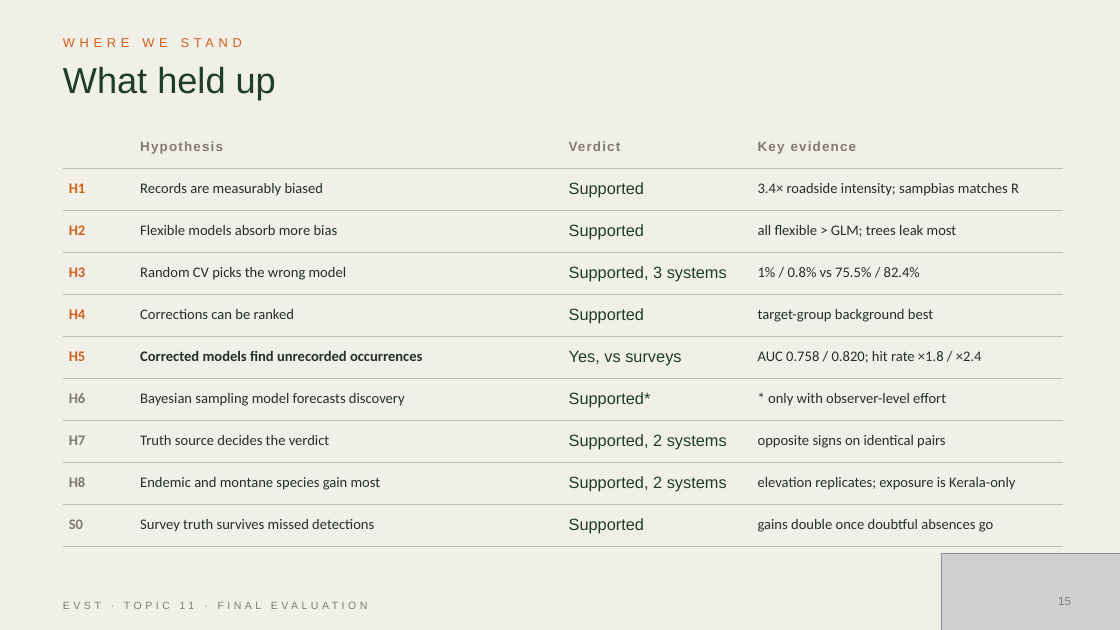
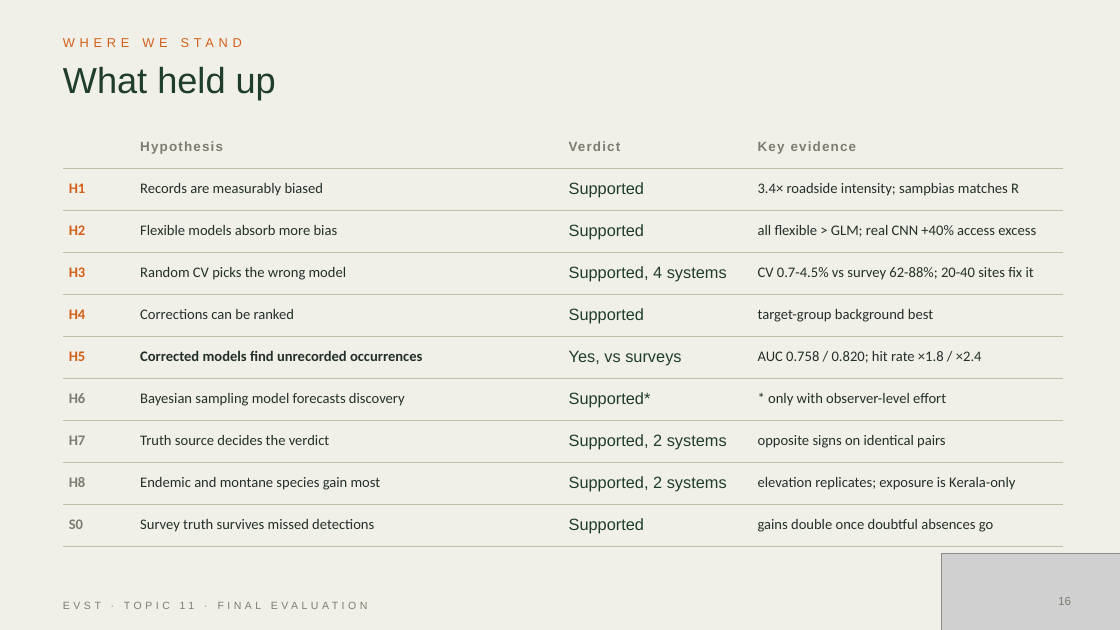
Before and after one commit to Incognius/EVST-Project-Nallagatla-Kingdom, a slide deck: slide 16 of final/EVST_Topic11_Final.pptx (slide 15 before the commit). Drawn at 1120x630 pixels with LibreOffice and Linux fonts; fonts in the diff are those of the drawing; grey boxes stand for pictures; background and template pictures are left out. Boxes give left, top, right and bottom in pixels: in the first picture for what was removed or moved away, otherwise in the second. Text is boxed around its words. In the diff, an @@ line names an element or a change of style, - is before the commit and + after.

Commit message:
Add Europe CNN test and survey-size result to the final deck
Deck goes to 17 slides; explainers updated, including a guide to slides 5, 8, 11, 14 and 15

```diff
--- a/final/EVST_Topic11_Final.pptx
+++ b/final/EVST_Topic11_Final.pptx
@@ table at box(63, 126, 1063, 538) @@
-row 3, column 4: all flexible > GLM; trees leak most
+row 3, column 4: all flexible > GLM; real CNN +40% access excess
-row 4, column 3: Supported, 3 systems
+row 4, column 3: Supported, 4 systems
-row 4, column 4: 1% / 0.8% vs 75.5% / 82.4%
+row 4, column 4: CV 0.7-4.5% vs survey 62-88%; 20-40 sites fix it
```
Also in this commit, not shown: 9 other slides changed, 2 slides added, 1 slide removed, 18 other files.
